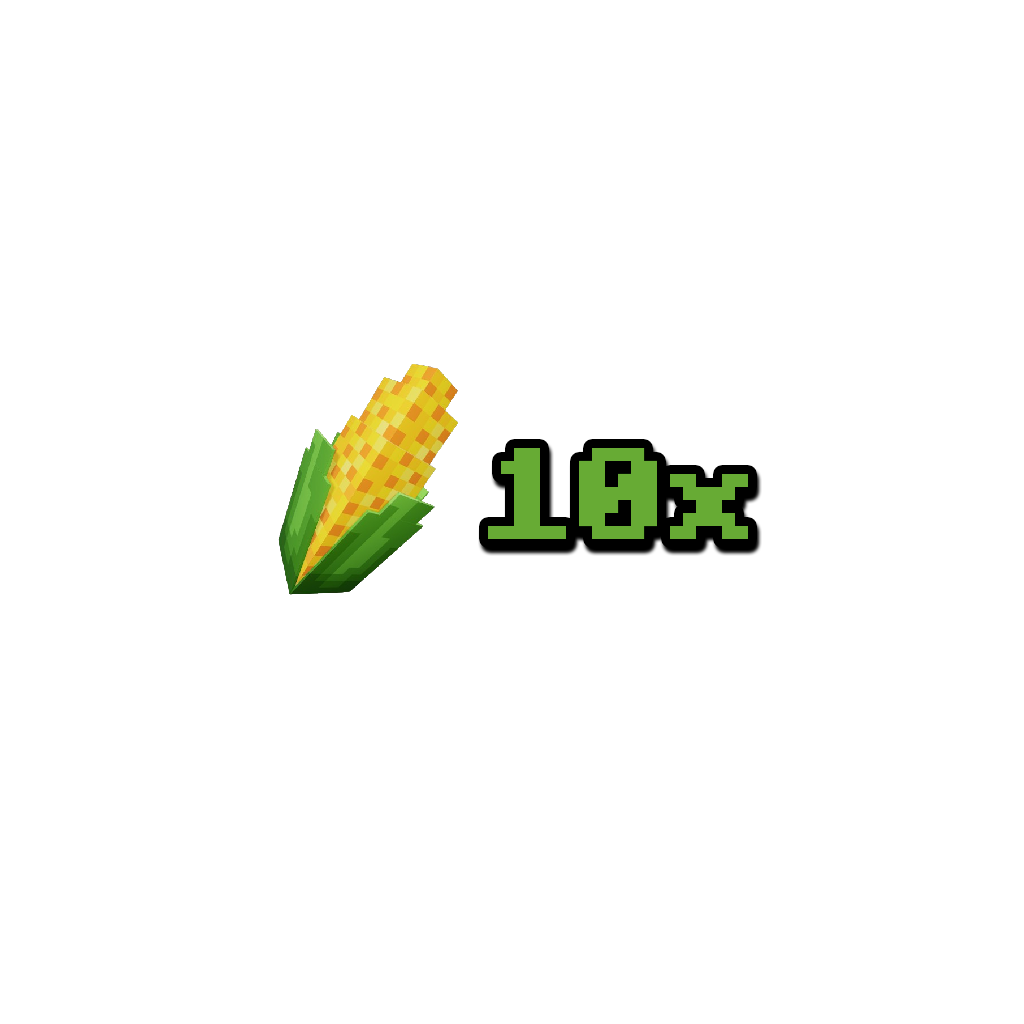
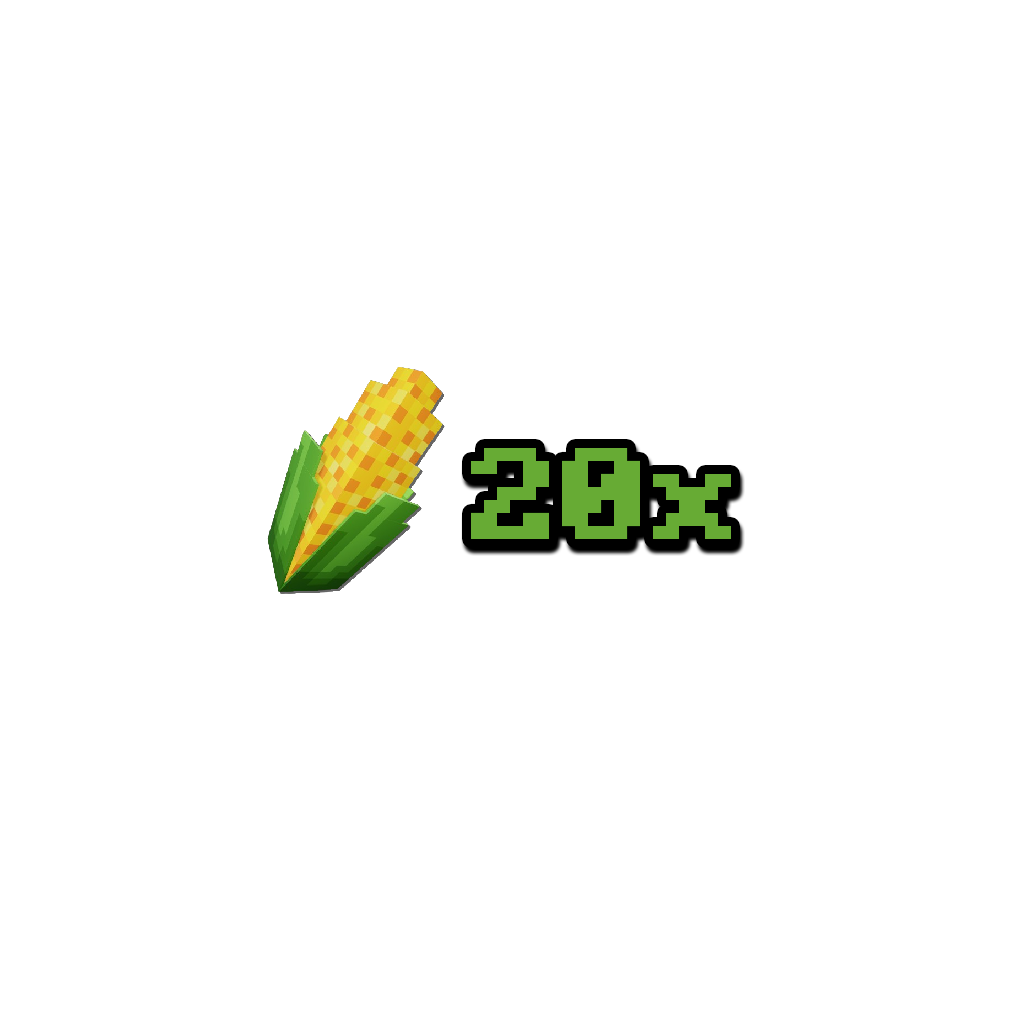
Comparing the layer stacks of the two 1024 × 1024 images. Changes:
painted on "image-removebg-preview - 2024-07-20T160730.670" over [267, 364, 458, 595]
renamed "10x" to "20x", painted on it over [471, 448, 748, 539]
